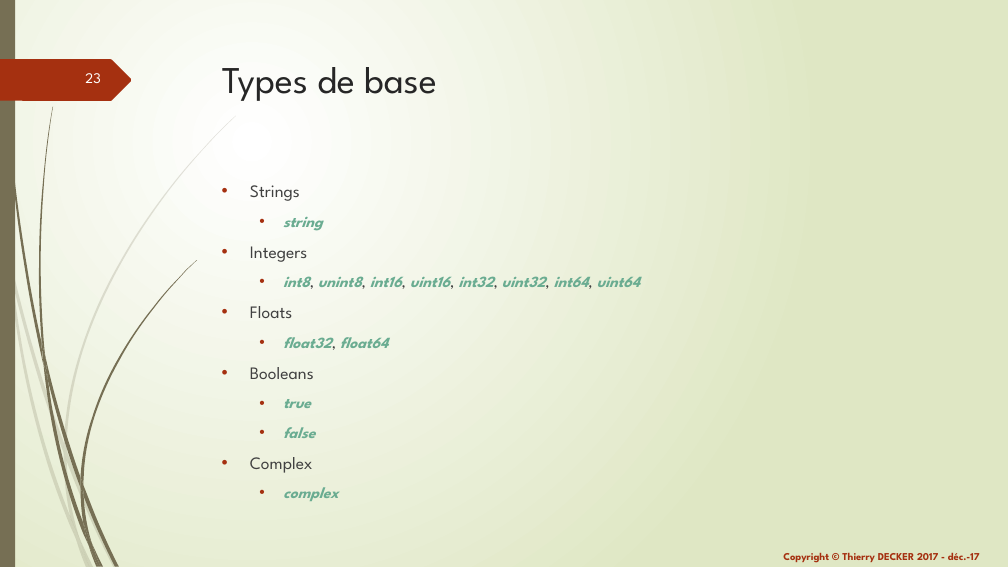
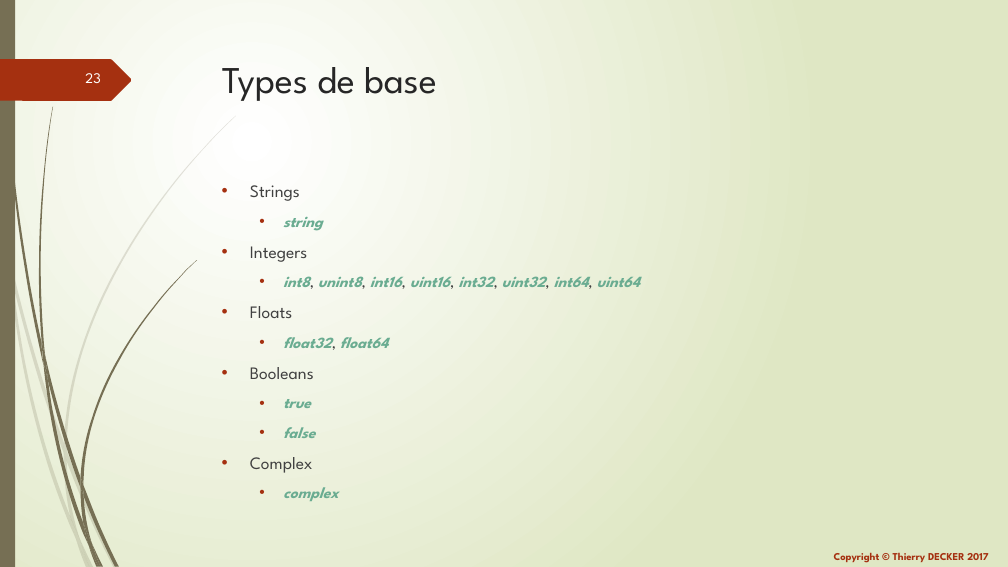
Before and after one commit to thierrydecker/learning-go, a slide deck: slide 23 of documentations/learning-go.pptx. Drawn at 1008x567 pixels with LibreOffice and Linux fonts; fonts in the diff are those of the drawing. Boxes give left, top, right and bottom in pixels: in the first picture for what was removed or moved away, otherwise in the second. Text is boxed around its words. In the diff, an @@ line names an element or a change of style, - is before the commit and + after.

```diff
--- a/documentations/learning-go.pptx
+++ b/documentations/learning-go.pptx
@@ text at [834,553,988,563]: text changed @@
-Copyright © Thierry DECKER 2017 - déc.-17
+Copyright © Thierry DECKER 2017
```
Also in this commit, not shown: 31 other slides changed, 1 slide added, 2 other files.
